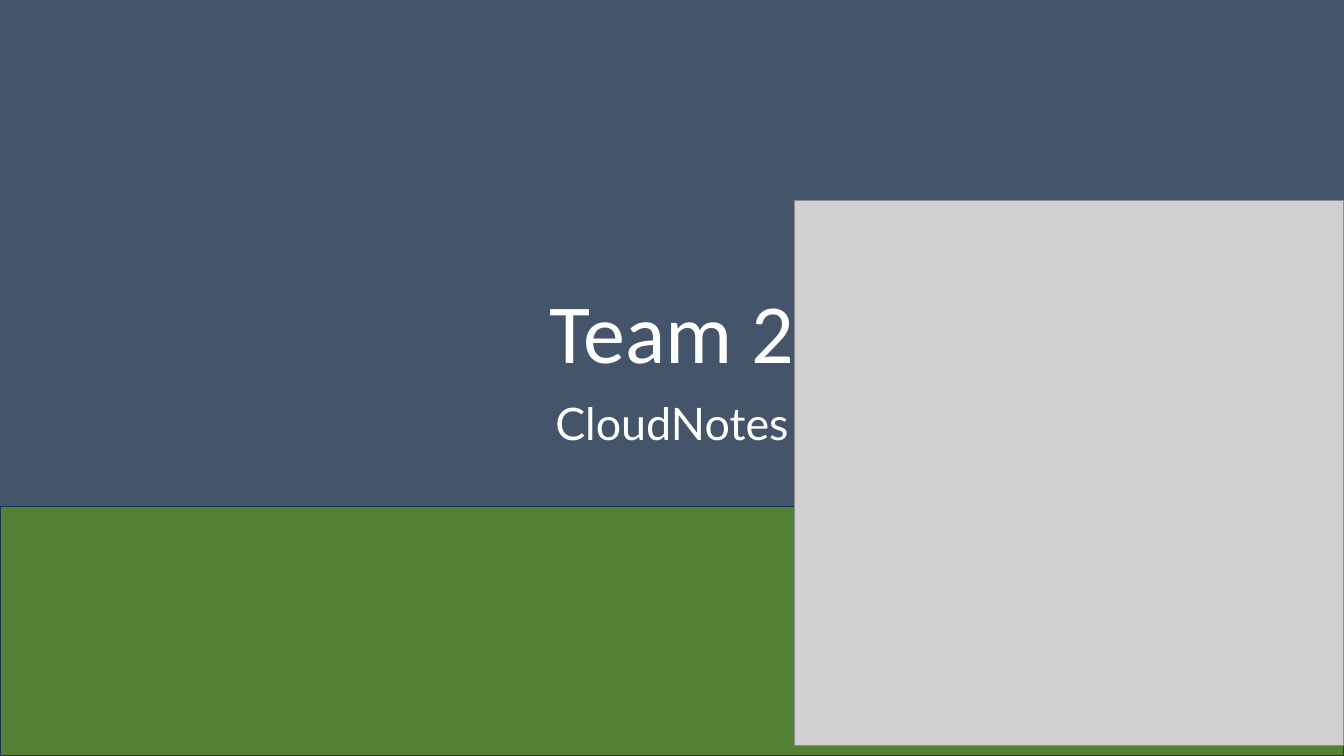
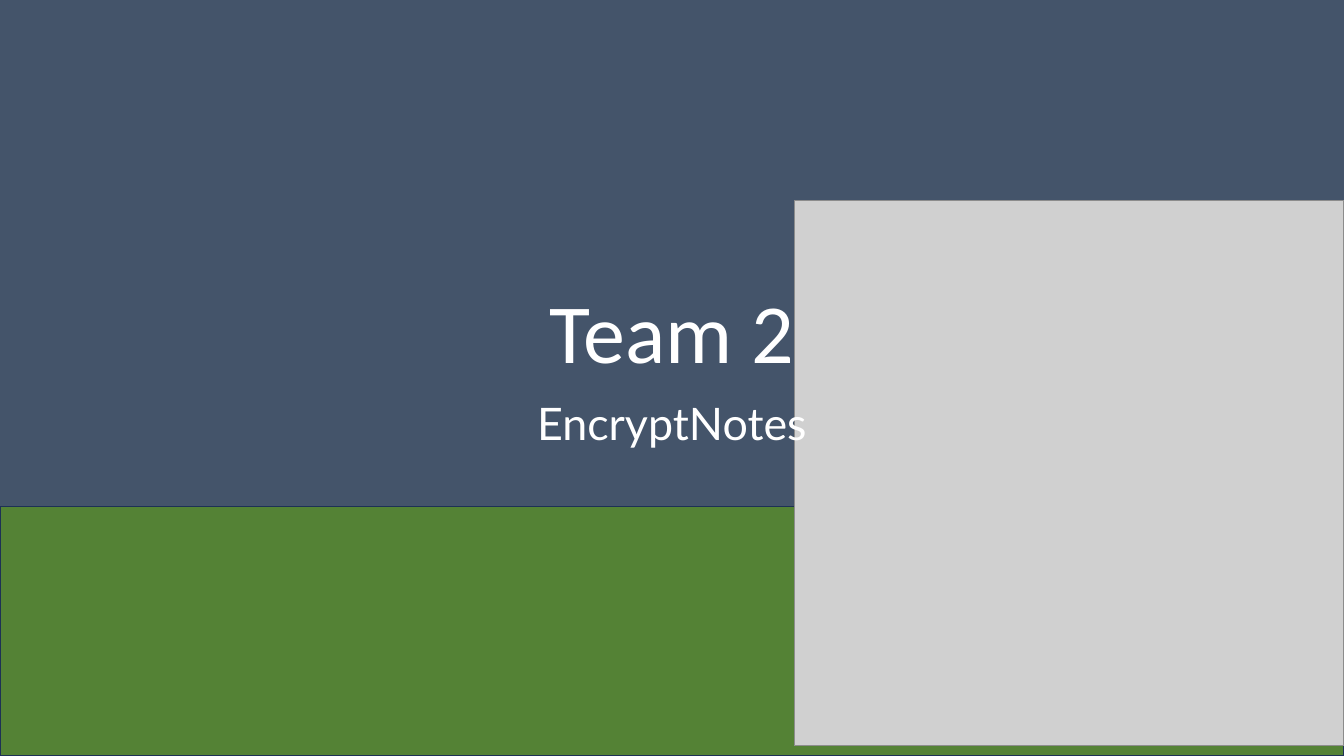
Before and after one commit to Dwaddle26/EncryptNotes, a slide deck: slide 1 of Team_2_Presentation_1.pptx. Drawn at 1344x756 pixels with LibreOffice and Linux fonts; fonts in the diff are those of the drawing; grey boxes stand for pictures. Boxes give left, top, right and bottom in pixels: in the first picture for what was removed or moved away, otherwise in the second. Text is boxed around its words. In the diff, an @@ line names an element or a change of style, - is before the commit and + after.

```diff
--- a/Team_2_Presentation_1.pptx
+++ b/Team_2_Presentation_1.pptx
@@ subtitle at (x1=537, y1=402, x2=806, y2=450): text changed @@
-CloudNotes
+EncryptNotes
```
Also in this commit, not shown: 1 other slide changed.
